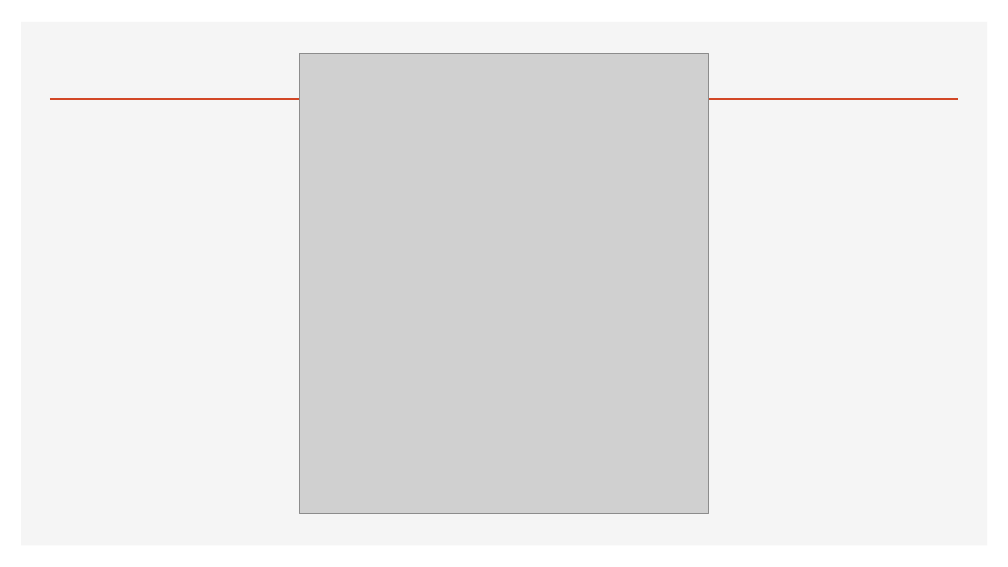
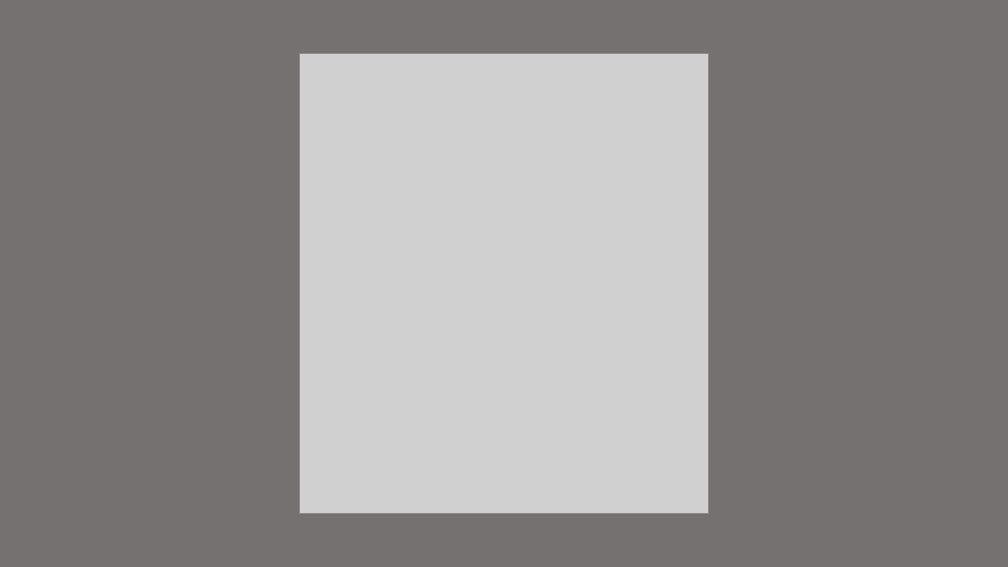
Before and after one commit to Tr1Ton4ik/Dungeon-Destroyer, a slide deck: slide 9 of presentation.pptx (slide 8 before the commit). Drawn at 1008x567 pixels with LibreOffice and Linux fonts; fonts in the diff are those of the drawing; grey boxes stand for pictures. Boxes give left, top, right and bottom in pixels: in the first picture for what was removed or moved away, otherwise in the second. Text is boxed around its words. In the diff, an @@ line names an element or a change of style, - is before the commit and + after.

```diff
--- a/presentation.pptx
+++ b/presentation.pptx
@@ background #FFFFFF to #767171 @@
@@ rectangle removed at [21,22,988,546] @@
@@ line removed from (50, 99) to (958, 99) @@
```
Also in this commit, not shown: 3 other slides changed, 3 slides added, 2 slides removed.
